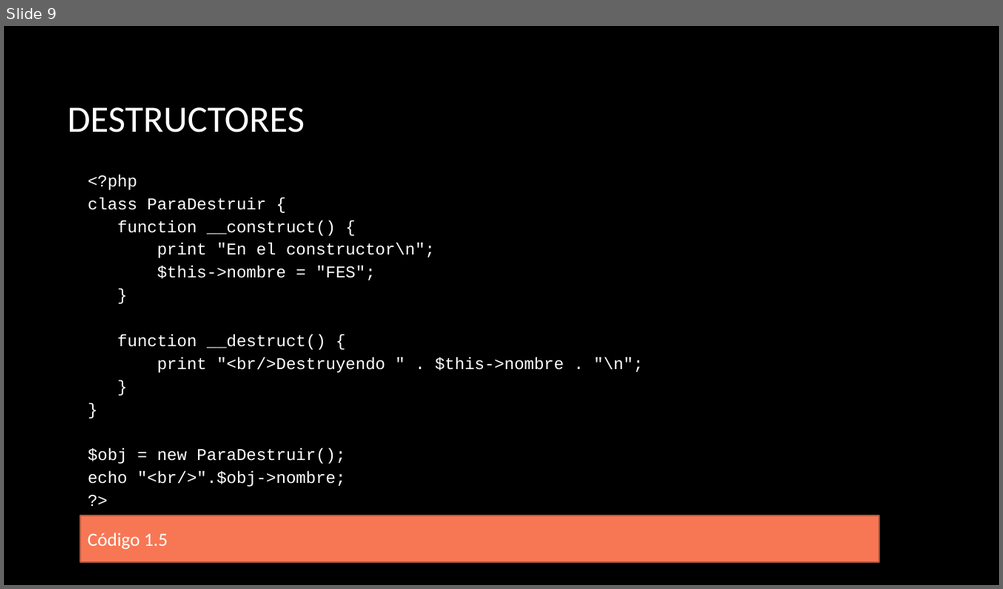
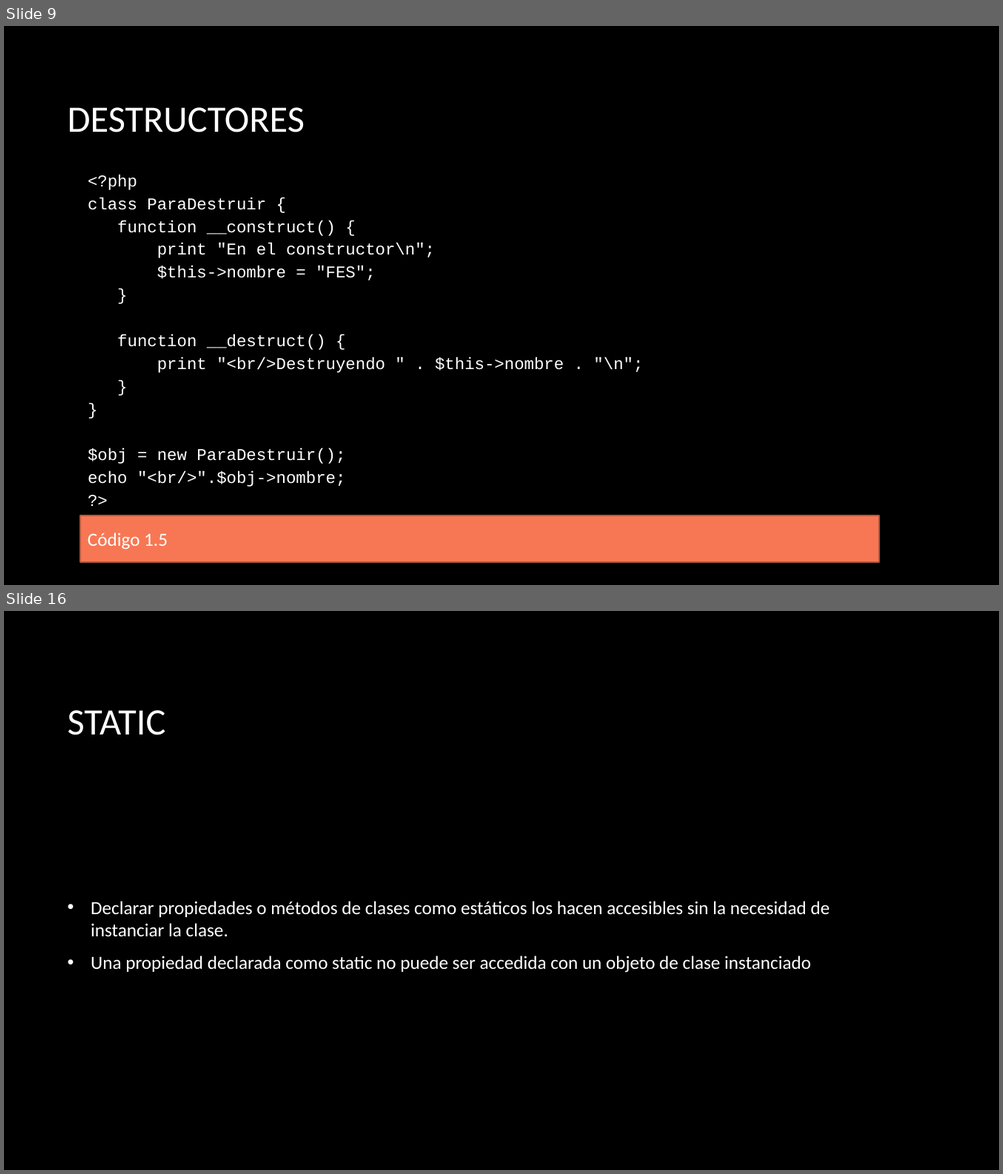
Before and after one commit to erikfer94/fromNoobToMaster, a slide deck: presentaciones/clase_3.pptx. Shown one above the other, each under a label of ours: slide 9 before the commit, slides 9 and 16 after it; the slides between them are not shown. The pictures are 1003x589 and 1003x1174 pixels, drawn with LibreOffice and Linux fonts; fonts in the diff are those of the drawing; background and template pictures are left out. Boxes give left, top, right and bottom in pixels: in the first picture for what was removed or moved away, otherwise in the second. Text is boxed around its words. In the diff, an @@ line names an element or a change of style, - is before the commit and + after.

Commit message:
Clase 4

```diff
--- a/presentaciones/clase_3.pptx
+++ b/presentaciones/clase_3.pptx
@@ slide 16 added at (4, 611, 999, 1170), background picture (left out) @@
@@ title added at (68, 710, 166, 735), 36 pt, text #FFFFFF @@
+STATIC
@@ text added at (91, 901, 830, 973), 18 pt, text #FFFFFF @@
+• Declarar propiedades o métodos de clases como estáticos los hacen accesibles sin la necesidad de instanciar la clase.
+• Una propiedad declarada como static no puede ser accedida con un objeto de clase instanciado
```
Also in this commit, not shown: 20 other slides added, 17 other files.
